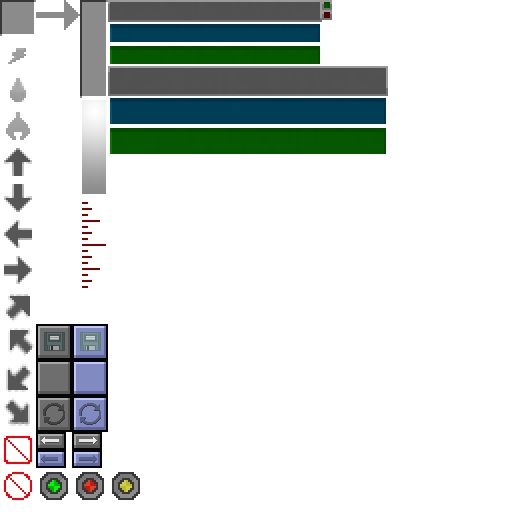
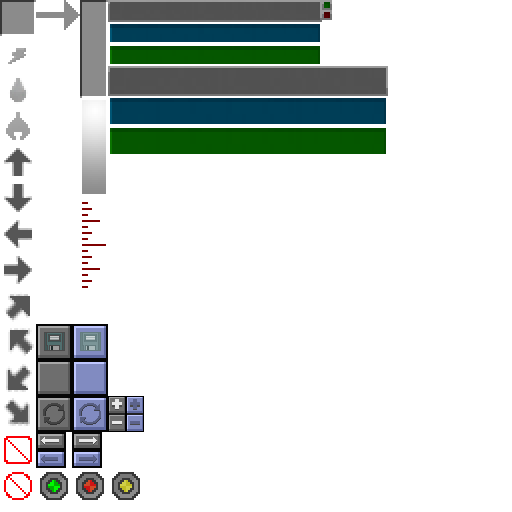
Layer changes from the first w=512, h=512 image to the second:
added layer "plus" above "save" over [108, 396, 144, 432]
